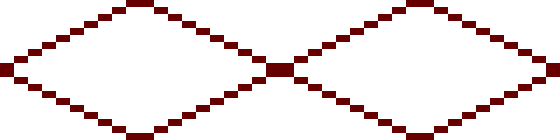
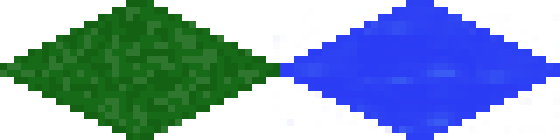
Two versions of the same layered image (560x140). Layer-by-layer changes:
hid "Rand" over [0, 0, 560, 140]
showed "Eingefügte Ebene", painted on it over [0, 0, 560, 140]
